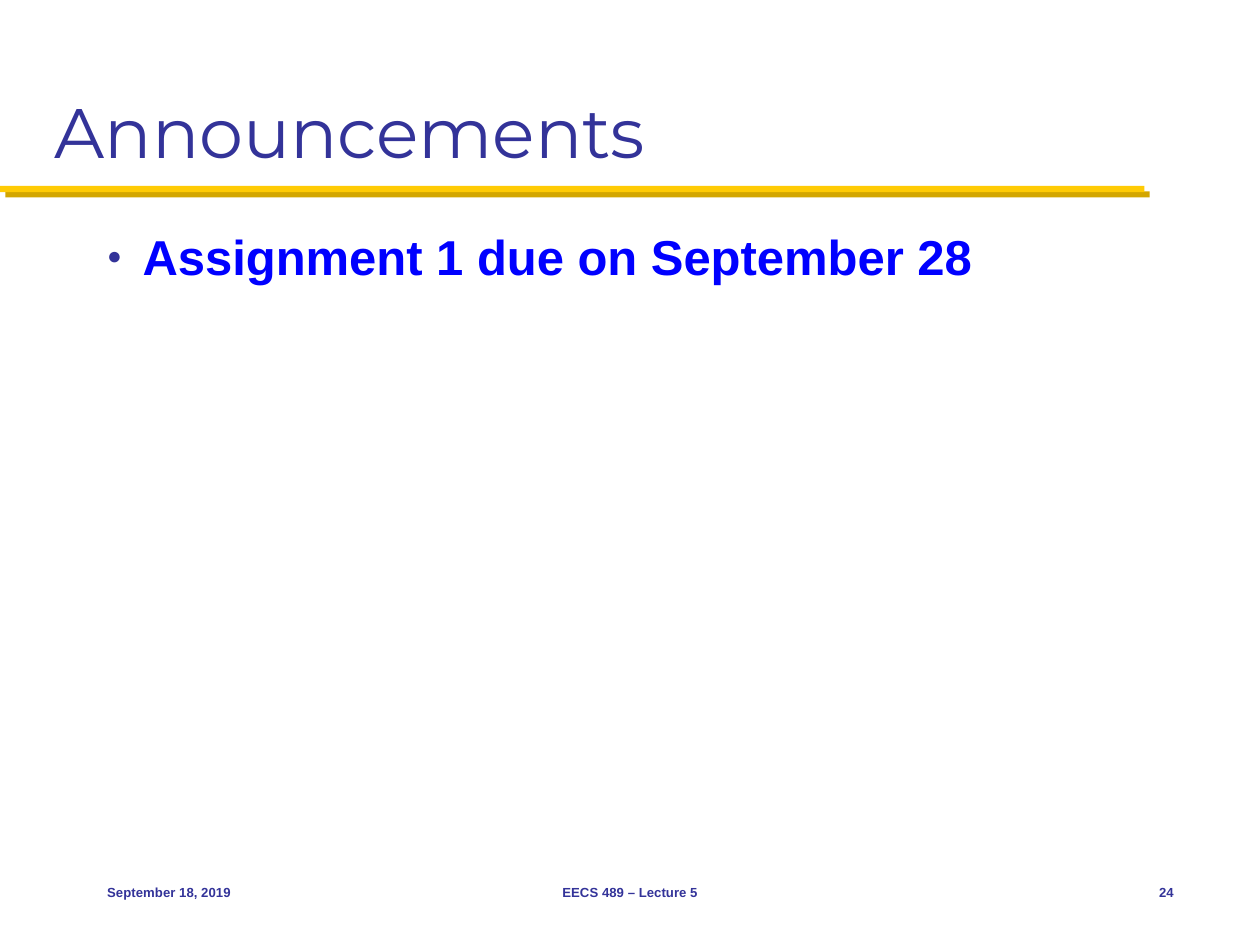
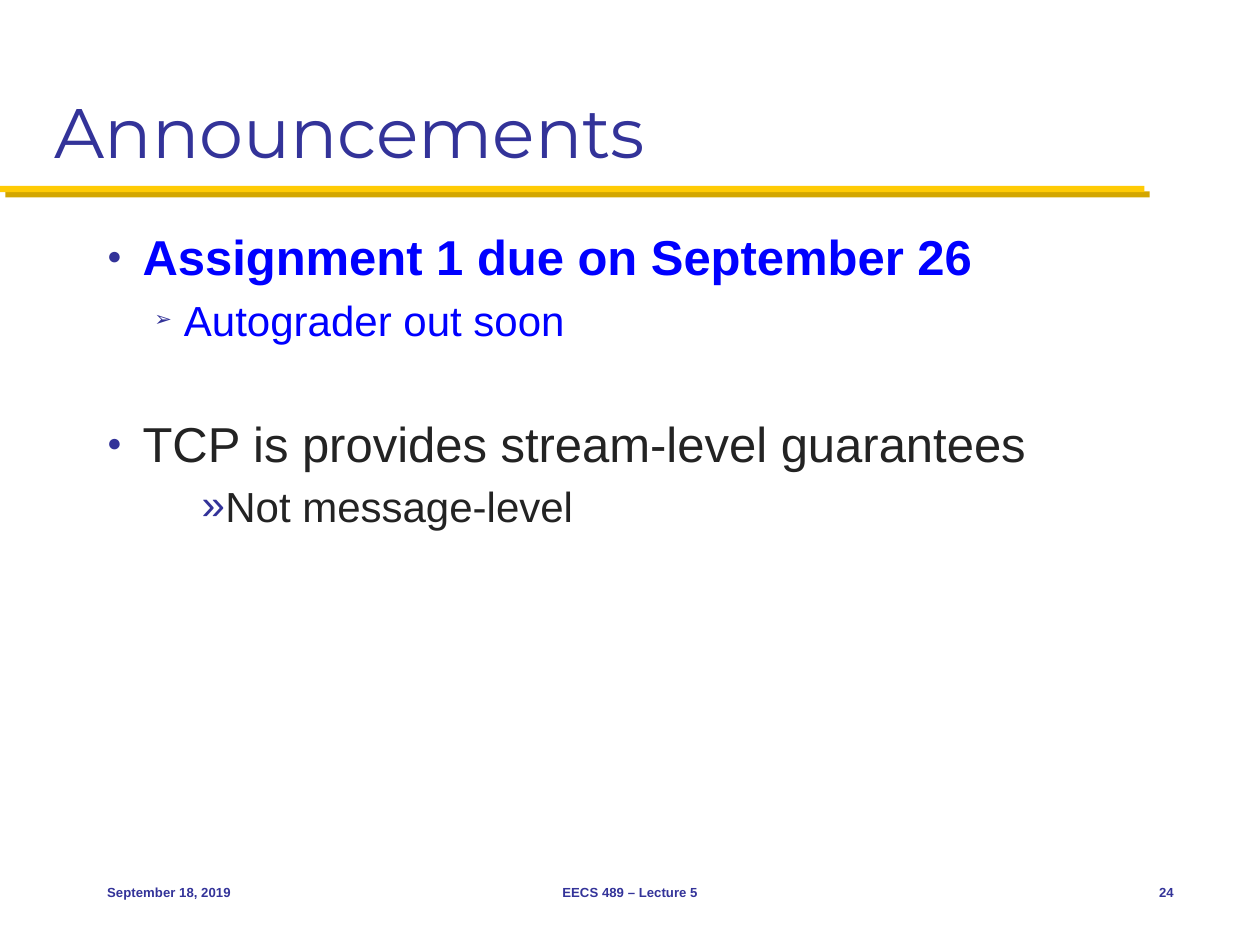
Before and after one commit to mosharaf/eecs489, a slide deck: slide 24 of Slides/091819.pptx. Drawn at 1260x945 pixels with LibreOffice and Linux fonts; fonts in the diff are those of the drawing. Boxes give left, top, right and bottom in pixels: in the first picture for what was removed or moved away, otherwise in the second. Text is boxed around its words. In the diff, an @@ line names an element or a change of style, - is before the commit and + after.

Commit message:
Tweaks to Sep 18

```diff
--- a/Slides/091819.pptx
+++ b/Slides/091819.pptx
@@ text at <box>143,239,1026,530</box>: text changed; text colour #0000FF to #232323; bold off @@
-● Assignment 1 due on September 28
+● Assignment 1 due on September 26
+  ➢ Autograder out soon
+● TCP is provides stream-level guarantees
+    » Not message-level
```
Also in this commit, not shown: 1 other slide changed.
